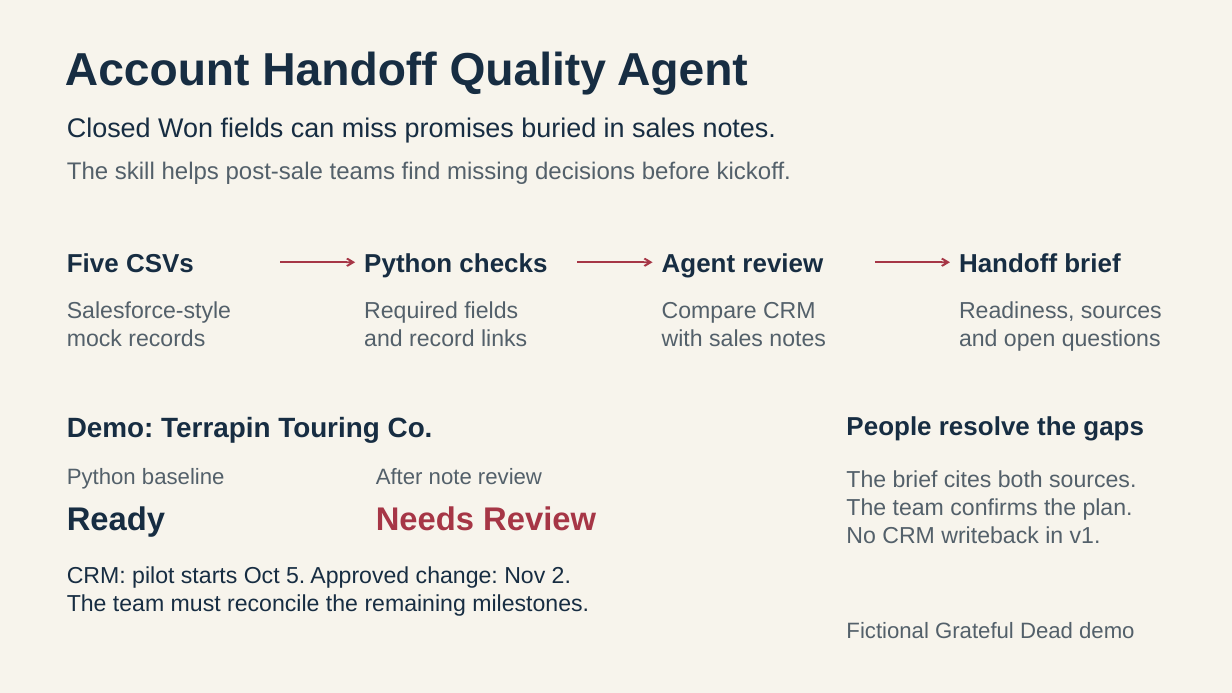
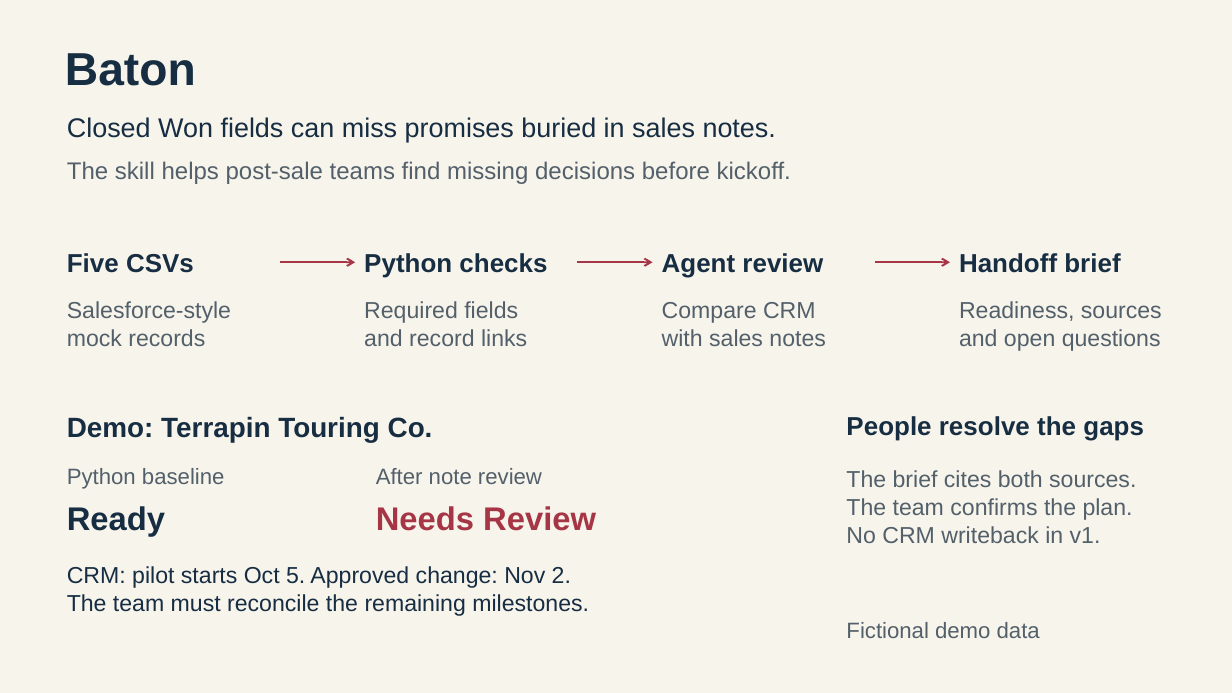
Before and after one commit to KeepTheLidOnTight/account-handoff-quality-agent, a slide deck: slide 1 of docs/demo-slide.pptx. Drawn at 1232x693 pixels with LibreOffice and Linux fonts; fonts in the diff are those of the drawing. Boxes give left, top, right and bottom in pixels: in the first picture for what was removed or moved away, otherwise in the second. Text is boxed around its words. In the diff, an @@ line names an element or a change of style, - is before the commit and + after.

Commit message:
Rename project to Baton and simplify demo documentation

```diff
--- a/docs/demo-slide.pptx
+++ b/docs/demo-slide.pptx
@@ text at [65, 53, 196, 86]: text changed @@
-Account Handoff Quality Agent
+Baton
@@ text at [846, 622, 1040, 638]: text changed @@
-Fictional Grateful Dead demo
+Fictional demo data
```
Also in this commit, not shown: 10 other files.
